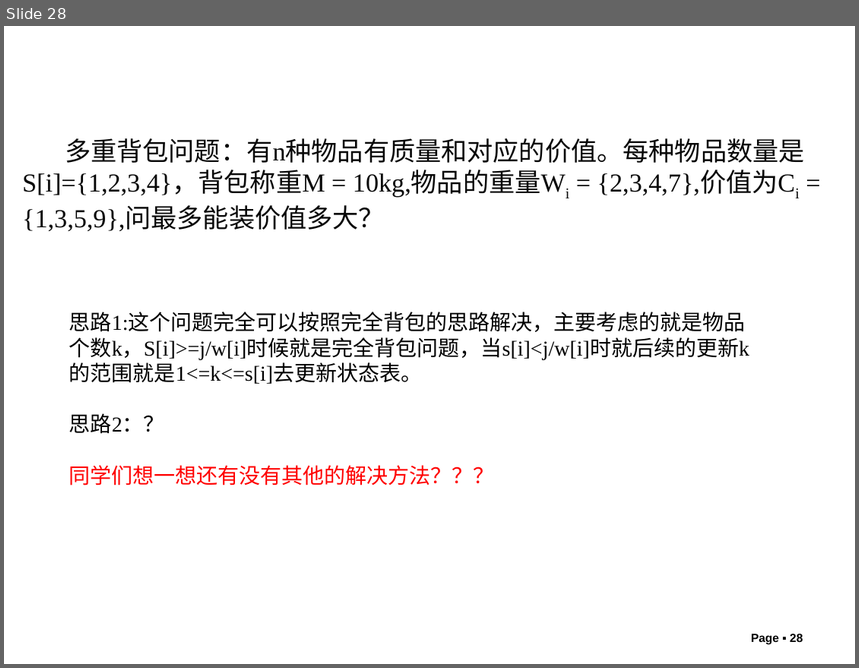
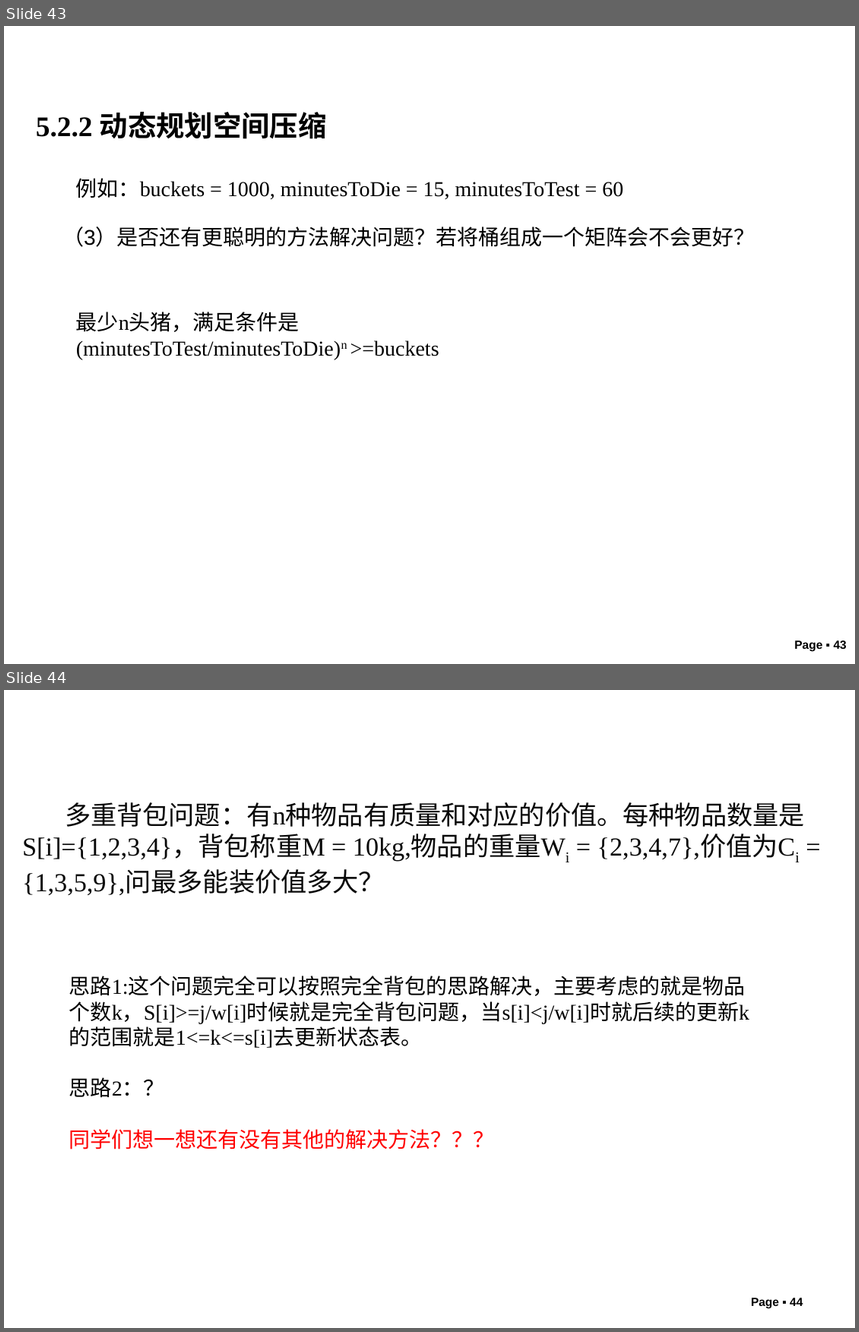
Before and after one commit to liutongling/DP, a slide deck: file/第5章 动态规划法.pptx. Shown one above the other, each under a label of ours: slide 28 before the commit, slides 43 and 44 after it. The pictures are 859x668 and 859x1332 pixels, drawn with LibreOffice and Linux fonts; fonts in the diff are those of the drawing; background and template pictures are left out. Boxes give left, top, right and bottom in pixels: in the first picture for what was removed or moved away, otherwise in the second. Text is boxed around its words. In the diff, an @@ line names an element or a change of style, - is before the commit and + after.

```diff
--- a/file/第5章 动态规划法.pptx
+++ b/file/第5章 动态规划法.pptx
@@ slide 43 added at <box>4,26,855,664</box>, background #FFFFFF @@
@@ text added at <box>36,112,327,139</box>, 24 pt, text #000000, bold @@
+5.2.2 动态规划空间压缩
@@ text added at <box>76,178,623,199</box>, 18 pt, text #000000 @@
+例如：buckets = 1000, minutesToDie = 15, minutesToTest = 60
@@ text added at <box>63,227,756,247</box>, 18 pt, text #000000 @@
+（3）是否还有更聪明的方法解决问题？若将桶组成一个矩阵会不会更好？
@@ text added at <box>76,312,439,360</box>, 18 pt, text #000000 @@
+最少n头猪，满足条件是
+(minutesToTest/minutesToDie)n >=buckets
@@ page number added at <box>794,641,847,651</box>, 10 pt, text #000000, bold @@
+Page ▪ 43
@@ what was slide 28 is now slide 44 @@
@@ page number at <box>751,1298,803,1309</box>: text changed @@
-Page ▪ 28
+Page ▪ 44
```
Also in this commit, not shown: 3 slides changed, 15 other slides added, 2 other files.
